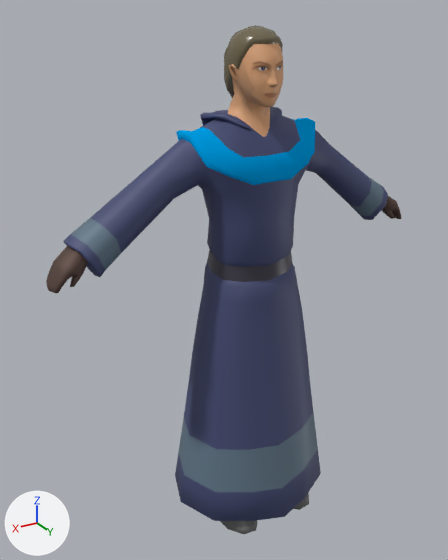
The Blender file artwork/characters/humanoid-male.blend: old version first, new version second.
One viewpoint serves both versions: a 50 mm lens placed at (1.053, 1.576, 1.681), pointed at (0.062, -0.077, 0.855). The lights are fixed; the arrows at lower left show +X, +Y and +Z. The first picture is the older version.

In view in the first picture: 'HairCrewCut', 'WithRobe'.
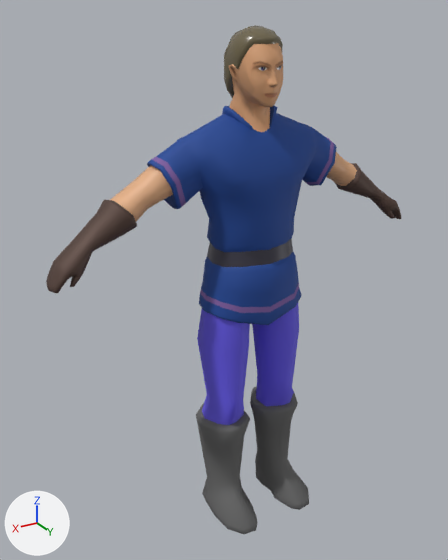
Commit message: chore: male tunic less velvety.

Edits to the scene script, one JSON object a line:
```json
{"op": "remove", "block": "ob_withtunic", "code": "ob_withtunic.hide_set(True)"}
{"op": "add", "block": "ob_withrobe", "code": "ob_withrobe.hide_set(True)"}
```

What differs and where, as boxes [x1, y1, x2, y2] in the pictures (448 x 560 px):
```json
{"object": "WithRobe", "change": "hidden", "before": [46, 43, 402, 534], "on screen": "blue"}
{"object": "WithTunic", "change": "shown", "after": [46, 43, 402, 534], "on screen": "blue"}
```
